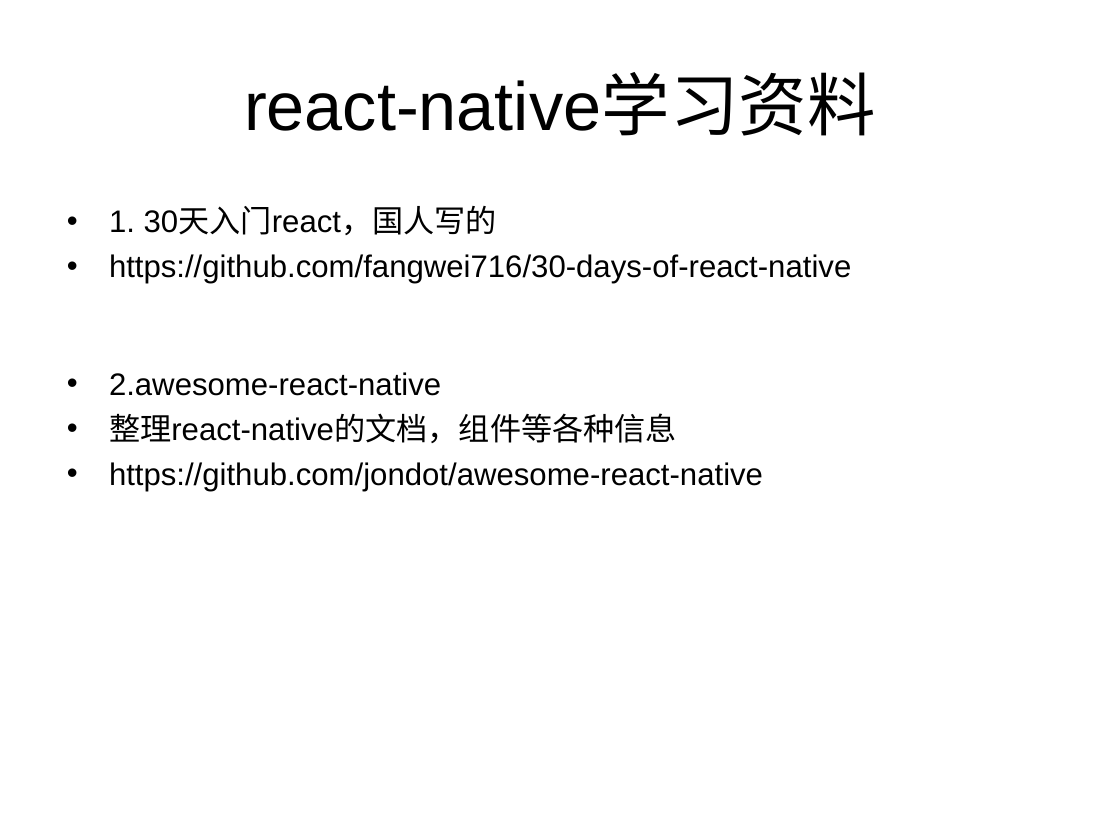
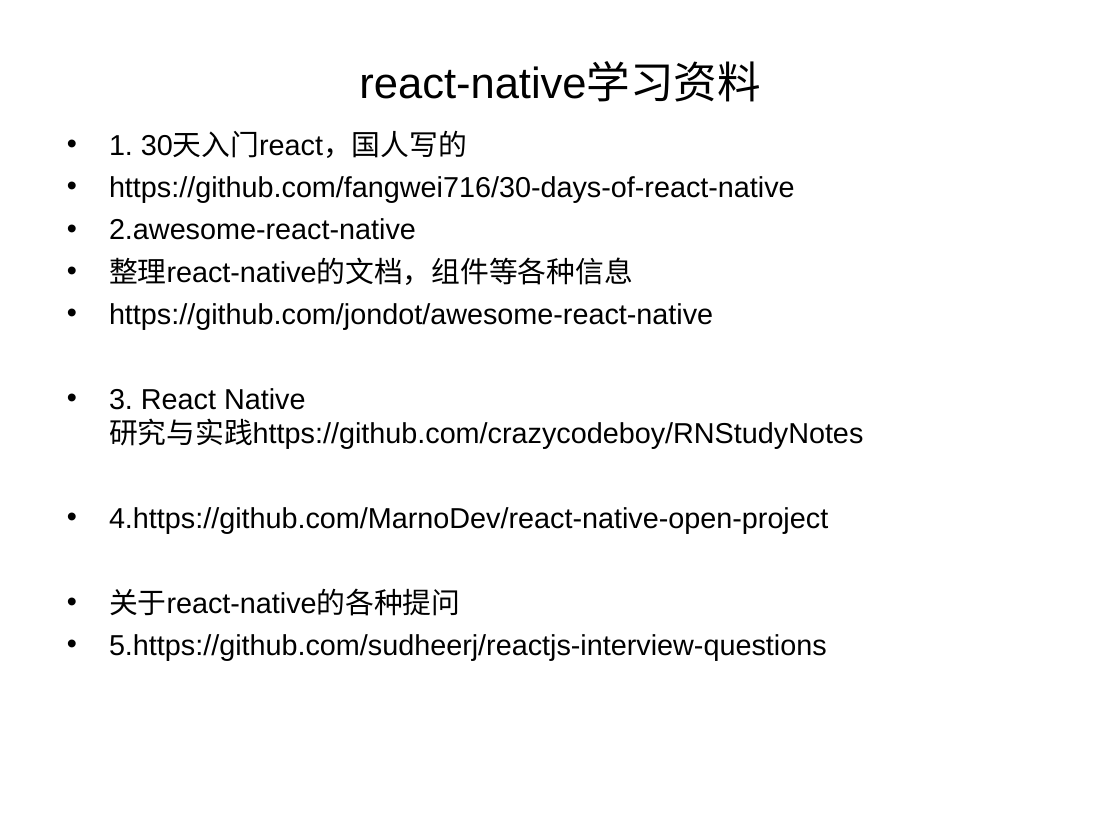
Before and after one commit to ilovezy/rnDemo, a slide deck: slide 15 of React-native 介绍.ppt. Drawn at 1120x840 pixels with LibreOffice and Linux fonts; fonts in the diff are those of the drawing. Boxes give left, top, right and bottom in pixels: in the first picture for what was removed or moved away, otherwise in the second. Text is boxed around its words. In the diff, an @@ line names an element or a change of style, - is before the commit and + after.

```diff
--- a/React-native 介绍.ppt
+++ b/React-native 介绍.ppt
@@ title "react-native学习资料" at <box>359,63,760,102</box>: size 44 to 28 pt @@
@@ text "1. 30天入门react，国人写的": place and size @@
-text "1. 30天入门react，国人写的" at <box>109,208,851,491</box>
+text "1. 30天入门react，国人写的" at <box>109,132,863,660</box>
@@ text at <box>109,132,795,329</box>: size 20 to 18.5 pt in "1. 30天入门react，国人写的", "https://github.com/fangwei716/30-days-of-react-native", "2.awesome-react-native", "整理react-native的文档，组件等各种信息" and 1 more places @@
@@ text at <box>109,388,863,660</box>: paragraphs added @@
+• 3. React Native 研究与实践https://github.com/crazycodeboy/RNStudyNotes
+• 4.https://github.com/MarnoDev/react-native-open-project
+• 关于react-native的各种提问
+• 5.https://github.com/sudheerj/reactjs-interview-questions
```
Also in this commit, not shown: 2 other slides changed, 3 other files.
